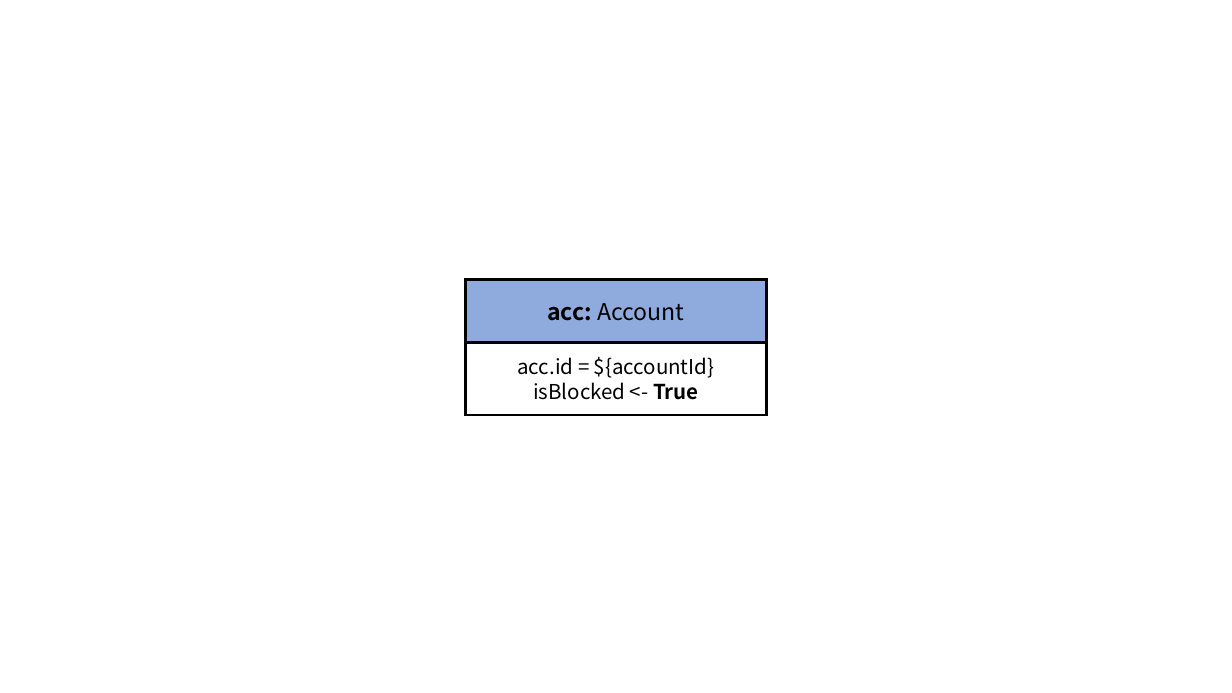
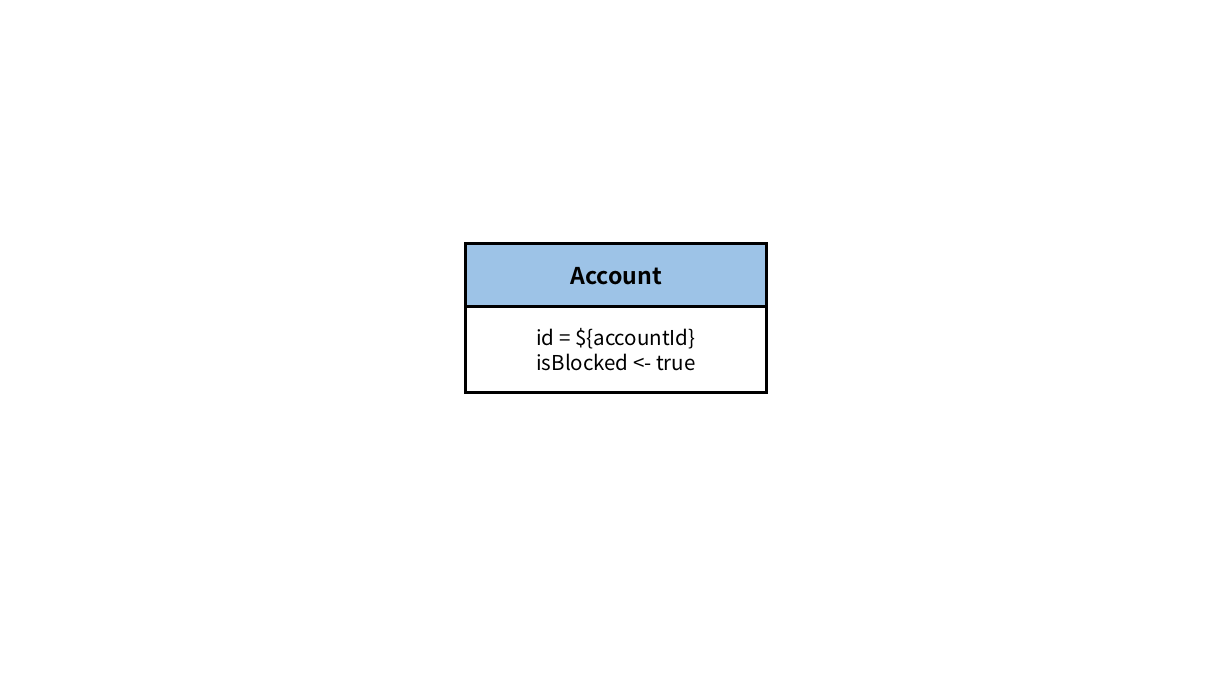
Before and after one commit to ldbc/ldbc_finbench_docs, a slide deck: slide 18 of patterns/transaction-write.pptx (slide 10 before the commit). Drawn at 1232x693 pixels with LibreOffice and Linux fonts; fonts in the diff are those of the drawing. Boxes give left, top, right and bottom in pixels: in the first picture for what was removed or moved away, otherwise in the second. Text is boxed around its words. In the diff, an @@ line names an element or a change of style, - is before the commit and + after.

```diff
--- a/patterns/transaction-write.pptx
+++ b/patterns/transaction-write.pptx
@@ rectangle "Account": place and size @@
-rectangle "Account" at (466,279,767,342)
+rectangle "Account" at (466,244,767,307)
@@ rectangle "Account" at (466,244,767,307): fill #8FAADC to #9DC3E7 @@
@@ text in rectangle at (570,267,661,285): text changed; bold on @@
-acc: Account
+Account
@@ rectangle "id = ${accountId}": place and size @@
-rectangle "id = ${accountId}" at (466,342,767,415)
+rectangle "id = ${accountId}" at (466,307,767,393)
@@ text in rectangle at (536,328,695,371): text changed @@
-acc.id = ${accountId}
-isBlocked <- True
+id = ${accountId}
+isBlocked <- true
```
Also in this commit, not shown: 12 other slides changed, 6 slides added, 42 other files.
